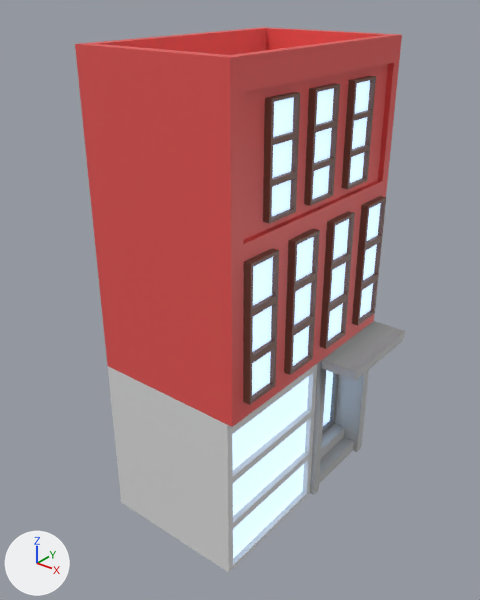
A saved change to the FBX model Assets/3dmodels/House 3.4.fbx.
Both versions are drawn from a 50 mm camera at (-8.3, -97.1, 19.13) aimed at (-22.03, -79.93, 8.49). The axes (+X, +Y, +Z) are drawn at lower left. The lights are the same throughout. The picture after the commit comes second. Where no turn or scale is listed for an object, it has been applied to the vertices.

Names of what the first picture shows: 'House 3.005'.
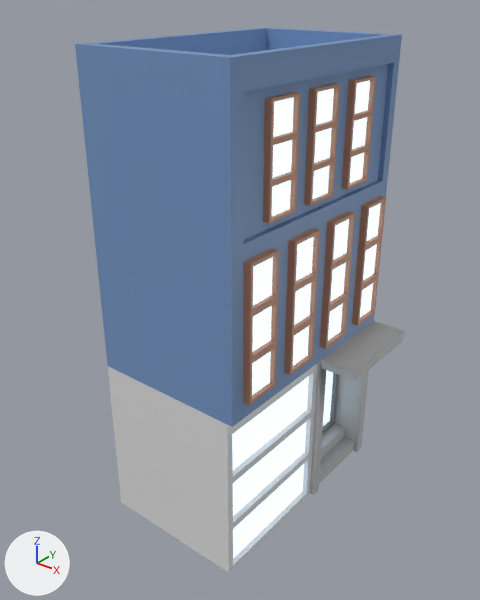
The change, as a list of edits to the scene's bpy script:
```text
Change mat_çerçeve:
    mat_çerçeve.base_color: (0.191, 0.0887, 0.0648) -> (0.521, 0.258, 0.153)  # brown #795448 -> brown #bf8b6d
Change mat_cam:
    mat_cam.emission_color: (0.405, 0.654, 1.0) -> (0.598, 0.807, 1.0)  # blue #abd3ff -> blue #cbe8ff
Change mat_house_3_4:
    mat_house_3_4.base_color: (0.815, 0.0908, 0.0865) -> (0.178, 0.305, 0.552)  # red #e95553 -> blue #7596c4
```

What differs and where, as boxes [x1, y1, x2, y2] in the pictures (480 x 600 px):
'House 3.005', recoloured (red to blue): [75, 27, 402, 564] in both
